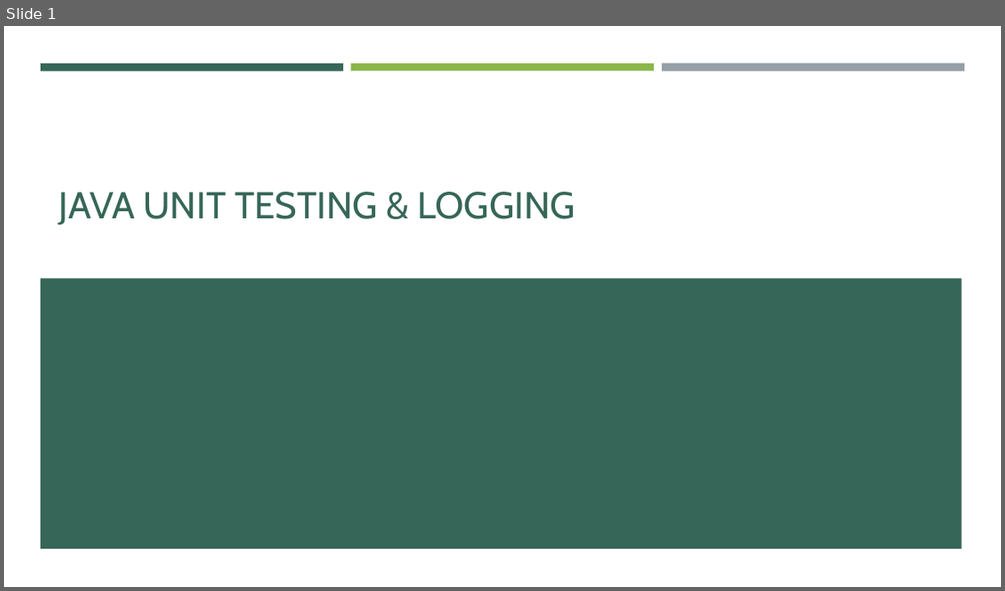
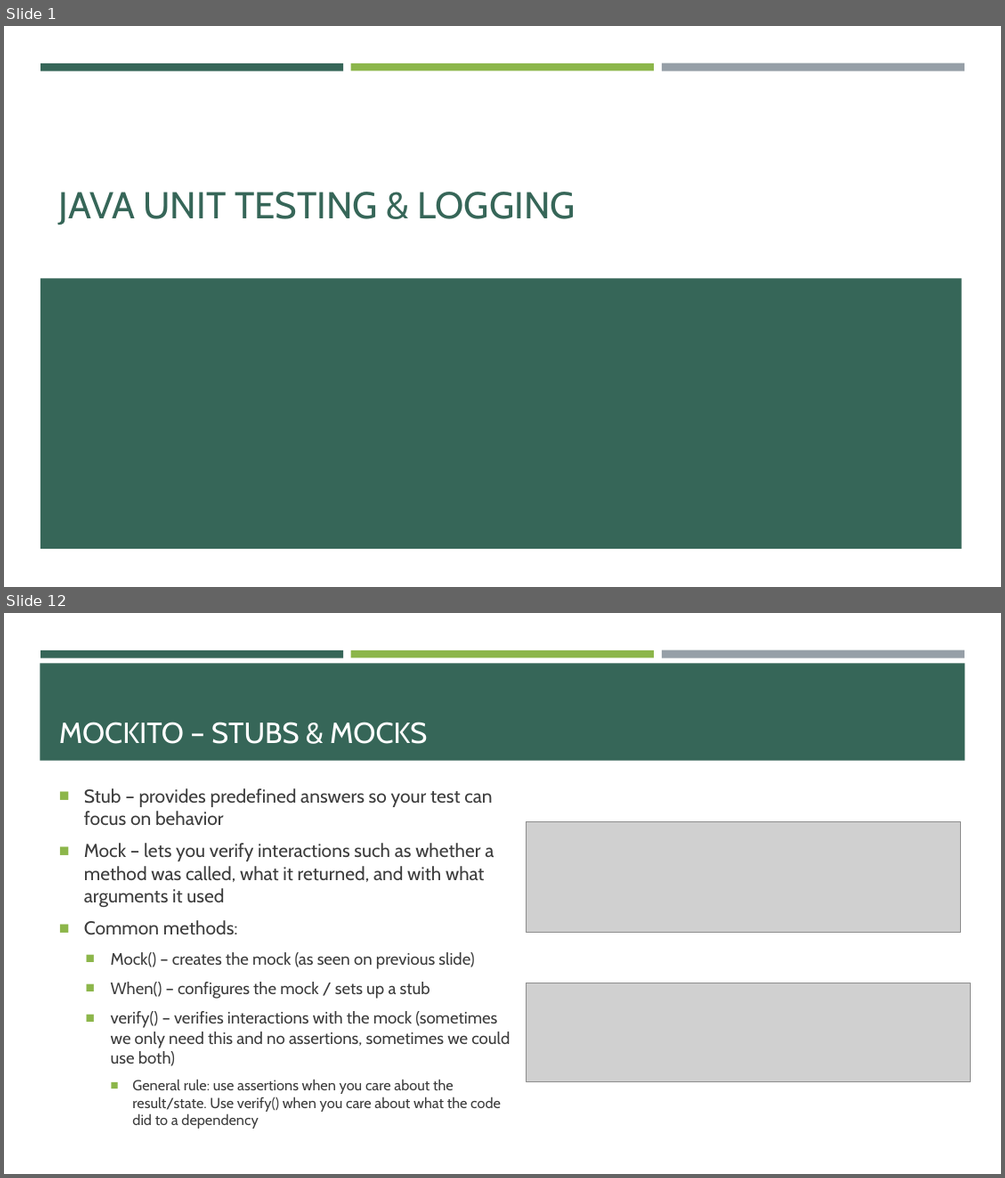
Before and after one commit to e-m-wilson/java-fs, a slide deck: Week_4/Unit_Testing_&_Logging.pptx. Shown one above the other, each under a label of ours: slide 1 before the commit, slides 1 and 12 after it; the slides between them are not shown. The pictures are 1005x591 and 1005x1178 pixels, drawn with LibreOffice and Linux fonts; fonts in the diff are those of the drawing; grey boxes stand for pictures. Boxes give left, top, right and bottom in pixels: in the first picture for what was removed or moved away, otherwise in the second. Text is boxed around its words. In the diff, an @@ line names an element or a change of style, - is before the commit and + after.

```diff
--- a/Week_4/Unit_Testing_&_Logging.pptx
+++ b/Week_4/Unit_Testing_&_Logging.pptx
@@ slide 12 added at [4, 613, 1001, 1174], background #FFFFFF; not listed: 3 template elements that a slide beside it also shows @@
@@ rectangle added at [40, 663, 965, 761], fill #366658 @@
@@ title added at [59, 722, 427, 744], 28 pt, text #FFFFFF @@
+MOCKITO – STUBS & MOCKS
@@ text added at [84, 788, 510, 1128], 16 pt, text #3D3D3D @@
+■ Stub – provides predefined answers so your test can focus on behavior
+■ Mock – lets you verify interactions such as whether a method was called, what it returned, and with what arguments it used
+■ Common methods:
+  ■ Mock() – creates the mock (as seen on previous slide)
+  ■ When() – configures the mock / sets up a stub
+  ■ verify() – verifies interactions with the mock (sometimes we only need this and no assertions, sometimes we could use both)
+    ■ General rule: use assertions when you care about the result/state. Use verify() when you care about what the code did to a dependency
@@ picture added at [526, 822, 961, 933] @@
@@ picture added at [526, 982, 971, 1081] @@
```
Also in this commit, not shown: 1 slide changed, 12 other slides added, 10 other files.
